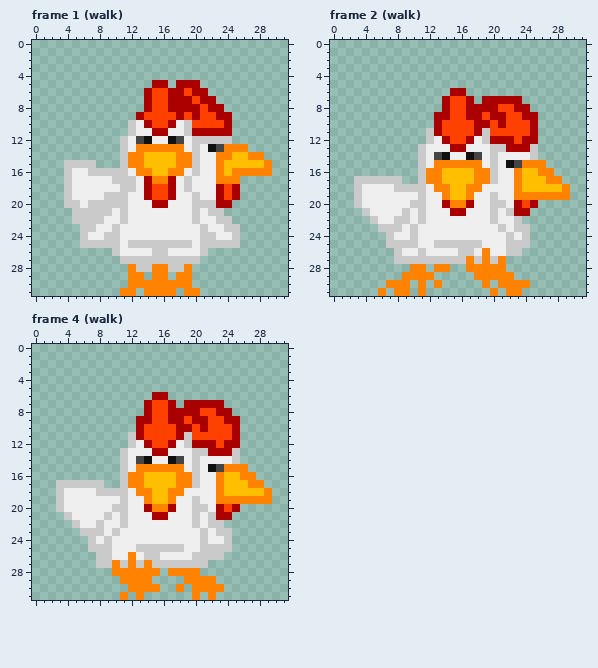
Two versions of one pixel-art file, assets/textures/sprites/chicken.aseprite. Above, as it was before the edit.
32x32 pixels, 4 frames. Shown: frame 1 (walk), frame 2 (walk), frame 4 (walk). The commit also changed other frames, which this record leaves out.
The result:
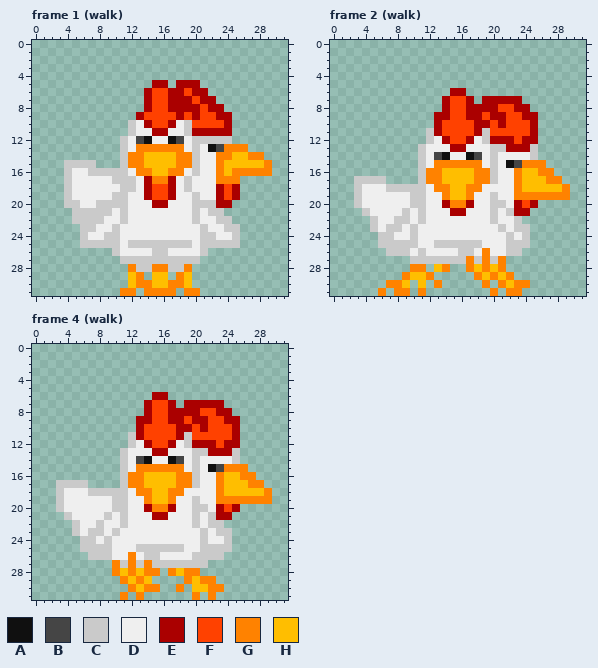
Palette (. is transparent): A #101010  B #454545  C #cacaca  D #efefef  E #aa0000  F #ff4100  G #ff8200  H #ffbe00
Edits made:
{"where": "frame 1 (walk), layers \"front\", \"side\""}
{"frame":1,"y":19,"x":9,"old":"C","new":"D"}
{"frame":1,"y":20,"x":7,"old":"C","new":"D"}
{"frame":1,"y":29,"x":12,"old":"G","new":"H"}
{"frame":1,"y":29,"x":15,"old":"GG","new":"HH"}
{"frame":1,"y":29,"x":19,"old":"G","new":"H"}
{"frame":1,"y":30,"x":12,"old":"G","new":"H"}
{"frame":1,"y":30,"x":15,"old":"GG","new":"HH"}
{"frame":1,"y":30,"x":19,"old":"G","new":"H"}
{"where": "frame 2 (walk), layers \"front\", \"side\", \"back\""}
{"frame":2,"y":17,"x":7,"old":"CC","new":".."}
{"frame":2,"y":18,"x":7,"old":"D","new":"C"}
{"frame":2,"y":19,"x":10,"old":"D","new":"C"}
{"frame":2,"y":23,"x":5,"old":".C","new":"CD"}
{"frame":2,"y":24,"x":6,"old":".","new":"C"}
{"frame":2,"y":25,"x":6,"old":".","new":"C"}
{"frame":2,"y":26,"x":7,"old":".","new":"C"}
{"frame":2,"y":26,"x":9,"old":"D","new":"C"}
{"frame":2,"y":27,"x":8,"old":"CC","new":".."}
{"frame":2,"y":28,"x":13,"old":"G","new":"H"}
{"frame":2,"y":28,"x":18,"old":"G","new":"H"}
{"frame":2,"y":28,"x":20,"old":"G","new":"H"}
{"frame":2,"y":29,"x":10,"old":"GG","new":"HH"}
{"frame":2,"y":29,"x":19,"old":"G","new":"H"}
{"frame":2,"y":29,"x":21,"old":"G","new":"H"}
{"frame":2,"y":30,"x":9,"old":"G","new":"H"}
{"frame":2,"y":30,"x":11,"old":"G","new":"H"}
{"frame":2,"y":30,"x":22,"old":"G","new":"H"}
{"where": "frame 4 (walk), layers \"front\", \"side\", \"back\""}
{"frame":4,"y":17,"x":7,"old":"CC","new":".."}
{"frame":4,"y":18,"x":7,"old":"D","new":"C"}
{"frame":4,"y":19,"x":10,"old":"D","new":"C"}
{"frame":4,"y":23,"x":5,"old":".C","new":"CD"}
{"frame":4,"y":24,"x":6,"old":".","new":"C"}
{"frame":4,"y":25,"x":6,"old":".","new":"C"}
{"frame":4,"y":26,"x":7,"old":".","new":"C"}
{"frame":4,"y":27,"x":8,"old":"CC","new":".."}
{"frame":4,"y":28,"x":11,"old":"G","new":"H"}
{"frame":4,"y":28,"x":13,"old":"G","new":"H"}
{"frame":4,"y":28,"x":18,"old":"G","new":"H"}
{"frame":4,"y":29,"x":12,"old":"G","new":"H"}
{"frame":4,"y":29,"x":14,"old":"G","new":"H"}
{"frame":4,"y":29,"x":20,"old":"G","new":"H"}
{"frame":4,"y":30,"x":13,"old":"G","new":"H"}
{"frame":4,"y":30,"x":20,"old":"GG","new":"HH"}
{"label":"changed","picture_box":[88,192,112,208]}
{"label":"changed","picture_box":[128,272,192,288]}
{"label":"changed","picture_box":[370,176,442,288]}
{"label":"changed","picture_box":[474,264,514,288]}
{"label":"changed","picture_box":[72,480,152,592]}
{"label":"changed","picture_box":[176,568,208,592]}
